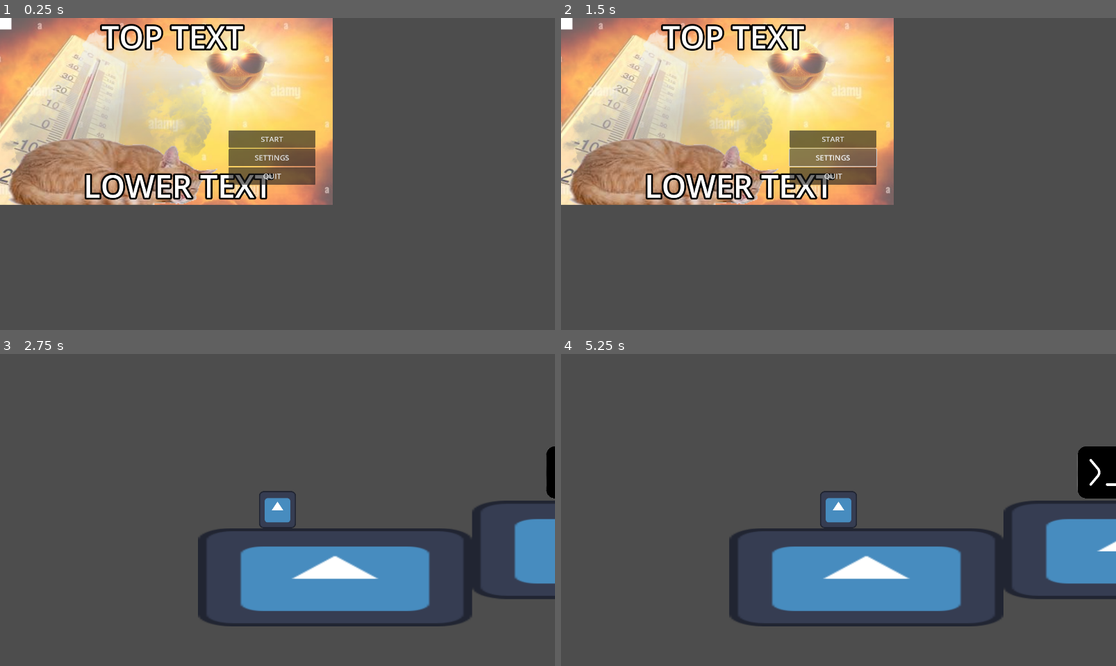
Above: before the commit, frames 1-4 (two rows, left to right).
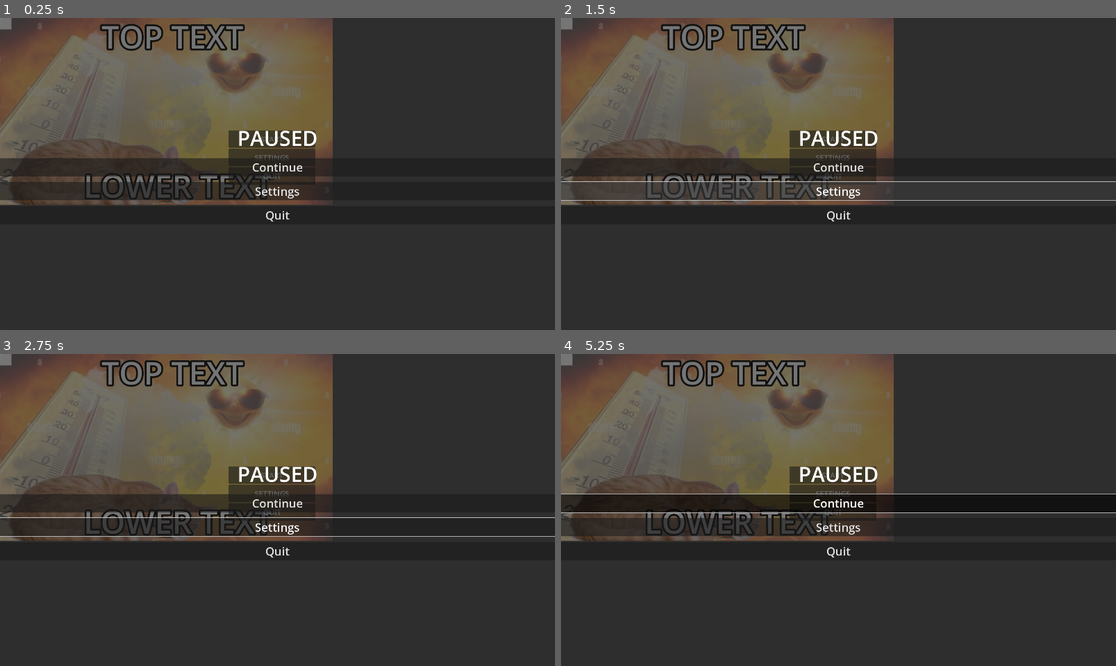
Above: after the commit, the same moments.

Repository: NagiEight/study_platformer
Game: Godot game, scene res://StartMenu.tscn
The game is run twice, just before and just after one commit, with the same random seed, the same clock (stepped at 60 frames per second) and the same inputs. This scene is started directly instead of the project's main scene. The engine's default icon, where the game draws it, is replaced by a stand-in: a white triangle on a blue panel in a dark square.
Inputs (mouse positions are in pixels of both pictures, inside the frame that each line leads up to):
- Up to frame 1 (0.25 s): no input
- Up to frame 2 (1.5 s): click "SETTINGS" at 0.5 s; click "SETTINGS" (after the commit: "Settings") at 1.25 s
- Up to frame 3 (2.75 s): click "START" at 2 s
- Up to frame 4 (5.25 s): click (832, 475) at 2.75 s, where only the run after the commit has a clickable "START"; click (838, 503) at 3.5 s, where only the run after the commit has a clickable "Continue"; click (838, 503) at 4.25 s, where only the run after the commit has a clickable "Continue"; tap Enter at 5 s; move the mouse to (960, 494) at 5.02 s; hold D (moveRight) from 5.03 s (still down); tap Z (interact) at 5.1 s; click (960, 494) at 5.17 s

The runs differ from the first frame. In frame 1, 99% of the frame differs, in the area x 0-100%, y 0-100%; in frame 2, 97%; in frame 3, 90%; in frame 4, 90%.
Error before the commit: Invalid access to property or key 'current_scene' on a base object of type 'null instance'. (res://Scripts/Core/UIManager.gd:53)

Commit message:
i want refactoring

Diff:
--- /dev/null
+++ b/GameManager.tscn
@@ -0,0 +1,6 @@
+[gd_scene load_steps=2 format=3 uid="uid://db8kde5lyyp4i"]
+
+[ext_resource type="Script" uid="uid://bded8b4j8ix8w" path="res://Scripts/Core/GameManager.gd" id="1_p13vs"]
+
+[node name="GameManager" type="Node"]
+script = ExtResource("1_p13vs")
--- a/HUD.tscn
+++ b/HUD.tscn
@@ -2,56 +2,62 @@
 
 [ext_resource type="Script" uid="uid://dp3orm0xxq3hw" path="res://Scripts/Core/UIManager.gd" id="1_fpov5"]
 
-[node name="HUD" type="CanvasLayer"]
+[node name="UIManager" type="CanvasLayer"]
 script = ExtResource("1_fpov5")
 
 [node name="HUD" type="Control" parent="."]
 layout_mode = 3
-anchors_preset = 8
-anchor_left = 0.5
-anchor_top = 0.5
-anchor_right = 0.5
-anchor_bottom = 0.5
-offset_left = -20.0
-offset_top = -20.0
-offset_right = 20.0
-offset_bottom = 20.0
+anchors_preset = 15
+anchor_right = 1.0
+anchor_bottom = 1.0
 grow_horizontal = 2
 grow_vertical = 2
 
 [node name="PauseMenu" type="Control" parent="HUD"]
-visible = false
-layout_mode = 3
-anchors_preset = 0
-offset_right = 40.0
-offset_bottom = 40.0
+layout_mode = 1
+anchors_preset = 15
+anchor_right = 1.0
+anchor_bottom = 1.0
+grow_horizontal = 2
+grow_vertical = 2
 
 [node name="Panel" type="Panel" parent="HUD/PauseMenu"]
 layout_mode = 1
-anchors_preset = 8
-anchor_left = 0.5
-anchor_top = 0.5
-anchor_right = 0.5
-anchor_bottom = 0.5
-offset_left = -960.0
-offset_top = -540.0
-offset_right = 960.0
-offset_bottom = 540.0
+anchors_preset = 15
+anchor_right = 1.0
+anchor_bottom = 1.0
 grow_horizontal = 2
 grow_vertical = 2
 
-[node name="Label" type="Label" parent="HUD/PauseMenu/Panel"]
+[node name="ButtonsContainer" type="VBoxContainer" parent="HUD/PauseMenu/Panel"]
 layout_mode = 1
-anchors_preset = 8
-anchor_left = 0.5
+anchors_preset = 14
 anchor_top = 0.5
-anchor_right = 0.5
+anchor_right = 1.0
 anchor_bottom = 0.5
-offset_left = -96.5
-offset_top = -34.5
-offset_right = 96.5
-offset_bottom = 34.5
+offset_top = -174.0
+offset_bottom = 174.0
 grow_horizontal = 2
 grow_vertical = 2
-theme_override_font_sizes/font_size = 50
+theme_override_constants/separation = 20
+
+[node name="Label" type="Label" parent="HUD/PauseMenu/Panel/ButtonsContainer"]
+layout_mode = 2
+theme_override_font_sizes/font_size = 72
 text = "PAUSED"
+horizontal_alignment = 1
+
+[node name="ContinueButton" type="Button" parent="HUD/PauseMenu/Panel/ButtonsContainer"]
+layout_mode = 2
+theme_override_font_sizes/font_size = 40
+text = "Continue"
+
+[node name="SettingsButton" type="Button" parent="HUD/PauseMenu/Panel/ButtonsContainer"]
+layout_mode = 2
+theme_override_font_sizes/font_size = 40
+text = "Settings"
+
+[node name="QuitButton" type="Button" parent="HUD/PauseMenu/Panel/ButtonsContainer"]
+layout_mode = 2
+theme_override_font_sizes/font_size = 40
+text = "Quit"
--- a/PauseManager.tscn
+++ b/PauseManager.tscn
@@ -1,6 +1,6 @@
 [gd_scene load_steps=2 format=3 uid="uid://cv3gk5uydc2my"]
 
-[ext_resource type="Script" uid="uid://c3egfx8ersti2" path="res://PauseManager.gd" id="1_w8u12"]
+[ext_resource type="Script" uid="uid://c3egfx8ersti2" path="res://Scripts/Core/PauseManager.gd" id="1_w8u12"]
 
 [node name="PauseManager" type="Control"]
 process_mode = 3
--- a/PauseMenu.tscn
+++ b/PauseMenu.tscn
@@ -8,26 +8,54 @@
 grow_horizontal = 2
 grow_vertical = 2
 
-[node name="TopText" type="Label" parent="."]
+[node name="Panel" type="Panel" parent="."]
+layout_mode = 1
+anchors_preset = 15
+anchor_right = 1.0
+anchor_bottom = 1.0
+grow_horizontal = 2
+grow_vertical = 2
+
+[node name="TopText" type="Label" parent="Panel"]
+layout_mode = 1
+anchors_preset = 5
+anchor_left = 0.5
+anchor_right = 0.5
+offset_left = -136.0
+offset_top = 197.0
+offset_right = 136.0
+offset_bottom = 280.0
+grow_horizontal = 2
+theme_override_font_sizes/font_size = 60
+text = "PAUSED"
+horizontal_alignment = 1
+
+[node name="ButtonsContainer" type="VBoxContainer" parent="Panel"]
+layout_mode = 1
+anchors_preset = 14
+anchor_top = 0.5
+anchor_right = 1.0
+anchor_bottom = 0.5
+offset_top = -122.0
+offset_bottom = 117.0
+grow_horizontal = 2
+grow_vertical = 2
+theme_override_constants/separation = 25
+alignment = 1
+
+[node name="ContinueButton" type="Button" parent="Panel/ButtonsContainer"]
+custom_minimum_size = Vector2(0, 52.905)
 layout_mode = 2
-offset_right = 40.0
-offset_bottom = 23.0
+size_flags_vertical = 3
+theme_override_font_sizes/font_size = 40
+text = "Continue"
 
-[node name="ButtonsContainer" type="VBoxContainer" parent="."]
-layout_mode = 0
-offset_right = 40.0
-offset_bottom = 40.0
+[node name="SettingsButton" type="Button" parent="Panel/ButtonsContainer"]
+layout_mode = 2
+theme_override_font_sizes/font_size = 40
+text = "Settings"
 
-[node name="ContinueButton" type="Button" parent="ButtonsContainer"]
+[node name="QuitButton" type="Button" parent="Panel/ButtonsContainer"]
 layout_mode = 2
-
-[node name="SettingsButton" type="Button" parent="ButtonsContainer"]
-layout_mode = 2
-
-[node name="QuitButton" type="Button" parent="ButtonsContainer"]
-layout_mode = 2
-
-[node name="Panel" type="Panel" parent="."]
-layout_mode = 0
-offset_right = 40.0
-offset_bottom = 40.0
+theme_override_font_sizes/font_size = 40
+text = "Quit"
--- a/Scripts/Core/GameManager.gd
+++ b/Scripts/Core/GameManager.gd
@@ -16,18 +16,18 @@
 
 func StartGame():
 	SetState(GameState.Gameplay)
-	LoadScene("res://Scenes/MainGame.tscn")
+	LoadScene("res://Scenes/PlayerChar.tscn")
 	# TODO: Initialize gameplay systems here
 
 func PauseGame():
 	SetState(GameState.Paused)
 	get_tree().paused = true
-	# TODO: Show pause menu UI
+	HUD.TogglePauseMenu(true)
 
 func ResumeGame():
 	SetState(GameState.Gameplay)
 	get_tree().paused = false
-	# TODO: Hide pause menu UI
+	HUD.TogglePauseMenu(false)
 
 func EndGame():
 	SetState(GameState.GameOver)
--- a/PauseManager.gd
+++ b/Scripts/Core/PauseManager.gd
@@ -1,4 +1,6 @@
 extends Control
+
+
 
 func _input(event: InputEvent) -> void:
 	if event is InputEventKey and event.is_pressed() and not event.is_echo():
@@ -6,5 +8,7 @@
 
 func IsPausePressed() -> void:
 	if Input.is_key_pressed(KEY_ESCAPE):
-		print("escape")
-		HUD.TogglePauseMenu(!get_tree().paused)
+		if GameManager.GetCurrentState() != GameManager.GameState.Paused:
+			GameManager.PauseGame()
+		else:
+			GameManager.ResumeGame()
--- a/Scripts/Core/StartMenu.gd
+++ b/Scripts/Core/StartMenu.gd
@@ -7,7 +7,7 @@
 	$Buttons/QuitButton.pressed.connect(_on_quit_pressed)
 
 func _on_start_pressed():
-	get_tree().change_scene_to_file("res://PlayerChar.tscn")
+	GameManager.StartGame()
 
 func _on_settings_pressed():
 	UIManager.ShowSettings()
--- a/Scripts/Core/UIManager.gd
+++ b/Scripts/Core/UIManager.gd
@@ -15,6 +15,9 @@
 	pause_menu = get_node("HUD/PauseMenu")
 	minimap_icon = get_node("HUD/Minimap/PlayerIcon")
 	popup_label = get_node("HUD/PopupMessage")
+
+func _on_continue_pressed():
+	GameManager.ResumeGame()
 
 func UpdateHealthBar(current : float, max : float) -> void:
 	health_bar.value = current
@@ -45,12 +48,3 @@
 	popup_label.visible = true
 	await(get_tree().create_timer(2))
 	popup_label.visible = false
-
-func ShowSettings():
-	var settings_menu
-	if settings_menu == null:
-		settings_menu = preload("res://SettingsMenu.tscn").instantiate()
-		get_tree().current_scene.add_child(settings_menu)
-	else:
-		get_tree().paused = not get_tree().paused
-		$SettingsMenu.visible = get_tree().paused
--- a/StartScene.tscn
+++ /dev/null
@@ -1,3 +0,0 @@
-[gd_scene format=3 uid="uid://s1tpjj8v4k3d"]
-
-[node name="Node2D" type="Node2D"]
--- a/project.godot
+++ b/project.godot
@@ -19,6 +19,7 @@
 
 HUD="*res://HUD.tscn"
 PauseManager="*res://PauseManager.tscn"
+GameManager="*res://GameManager.tscn"
 
 [display]
 
Not shown: 1 places in PauseMenu.tscn that only renumber resources
Renamed: Scripts/Core/AudioManager.gd -> Scripts/Core/AudioHandler.gd
Renamed: Scripts/Core/AudioManager.gd.uid -> Scripts/Core/AudioHandler.gd.uid
Renamed: PauseManager.gd.uid -> Scripts/Core/PauseManager.gd.uid
Not shown, added: Scripts/architecture_explaining.txt
